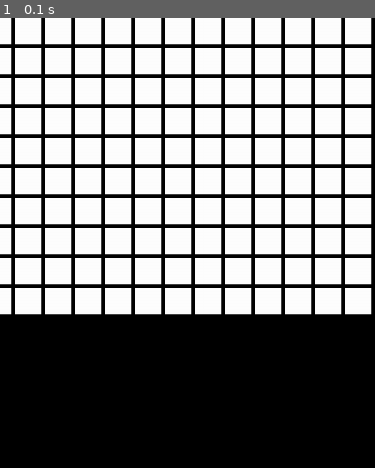
Above: before the commit, frame 1.
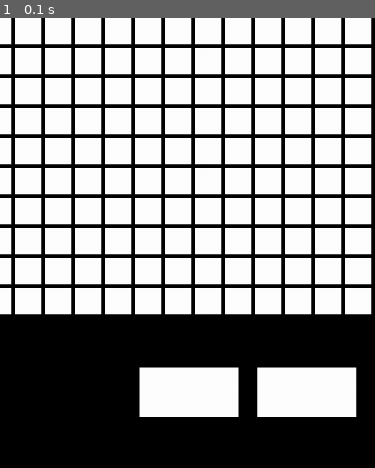
Above: after the commit, the same moment.

Repository: bloominstituteoftechnology/CS-Build-Week-1
Game: pygame game, started from draft.py
The game is run twice, just before and just after one commit, with the same random seed, the same clock (stepped at 60 frames per second) and the same inputs.
Inputs:
- Up to frame 1 (0.1 s): no input
The pictures show only the part of the screen within x 50-100%, y 50-100%; the shares and areas given below are measured in that part.

The runs differ from the first frame. In frame 1, 5.9% of the frame differs, in the area x 37-96%, y 77-89%.

Commit message:
CLEAR_BUTTON and PLAYBACK_BUTTONs render onto the right place

Diff:
--- a/draft.py
+++ b/draft.py
@@ -1,6 +1,4 @@
 import copy
-import time
-from os import system
 import pygame
 
 def find_neighbors(i, j, arr, max):
@@ -70,16 +68,16 @@
     l = [ [0] * max for i in range(max) ]
     WINDOW = 1000
     BOTTOM = int(WINDOW / 5)
-    SIZE = (WINDOW / max) - 5
+    CELL_SIZE = int(WINDOW / max) - 5
+    BUTTON_SIZE = int(BOTTOM / 3)
 
-    # CLEAR = pygame.Rect(j*(5+size), i*(5+size), size, size)
-    # PLAY = pygame.Rect(j*(5+size), i*(5+size), size, size)
+    CLEAR_BUTTON = pygame.Rect(WINDOW - int(BUTTON_SIZE * 2 + 25)*2, WINDOW + (BUTTON_SIZE), BUTTON_SIZE * 2, BUTTON_SIZE)
+    PLAYBACK_BUTTON = pygame.Rect(WINDOW - int(BUTTON_SIZE * 2) - 25, WINDOW + (BUTTON_SIZE), BUTTON_SIZE * 2, BUTTON_SIZE)
 
     #PyGame
     pygame.init()
     pygame.display.set_caption("Hector Ledesma - Conway's Game of Life")
     screen = pygame.display.set_mode((WINDOW, WINDOW + BOTTOM))
-
 
     mid = int(max / 2 - 1)
     # print(l)
@@ -95,6 +93,7 @@
     l[mid-1][mid+2] = 1
 
     edit = True
+
     while True:
         for event in pygame.event.get():
             if event.type == pygame.QUIT:
@@ -106,16 +105,15 @@
                     print(f"X: {x} Y: {y}")
                     edit = not edit
                 if edit and y < WINDOW:
-                    x2 = int(x / (SIZE + 5))
-                    y2 = int(y / (SIZE + 5))
+                    x2 = int(x / (CELL_SIZE + 5))
+                    y2 = int(y / (CELL_SIZE + 5))
                     print(f"X:{x2} Y:{y2}")
                     l[y2][x2] = 0 if l[y2][x2] is 1 else 1
-
 
         for i  in range(max):
             for j in range(max):
                 color = 'green' if l[i][j] == 1 else 'white'
-                pygame.draw.rect(screen, pygame.Color(color), pygame.Rect(j*(5+SIZE), i*(5+SIZE), SIZE, SIZE))
+                pygame.draw.rect(screen, pygame.Color(color), pygame.Rect(j*(5+CELL_SIZE), i*(5+CELL_SIZE), CELL_SIZE, CELL_SIZE))
 
         if edit:
             print("Edit mode is ON")
@@ -124,6 +122,9 @@
             l = update_board(max, l)
             gen += 1
             pygame.time.wait(1000)
+
+        pygame.draw.rect(screen, pygame.Color('white'), PLAYBACK_BUTTON)
+        pygame.draw.rect(screen, pygame.Color('white'), CLEAR_BUTTON)
         pygame.display.flip()
 
 if __name__ == '__main__':
